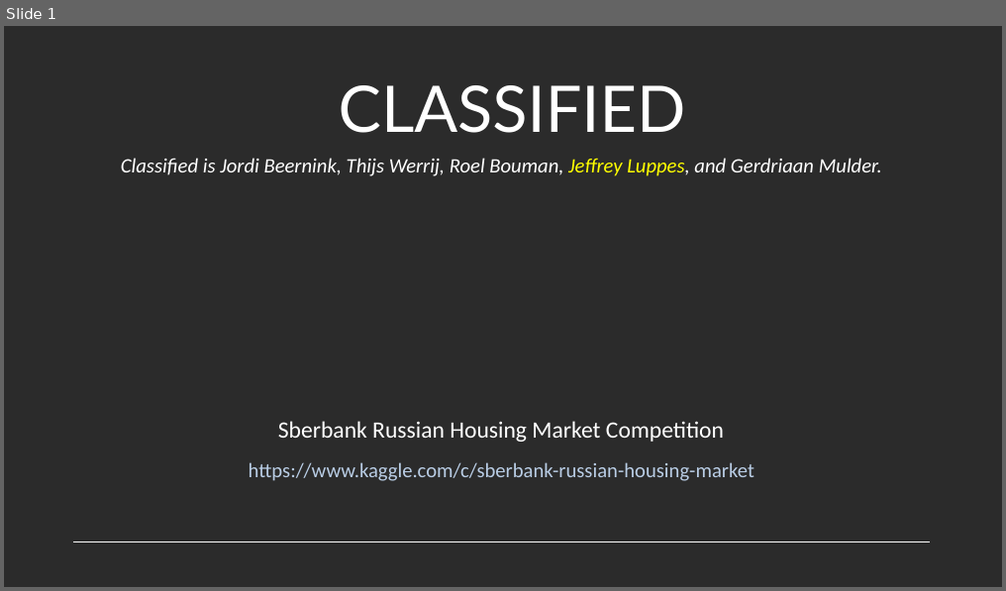
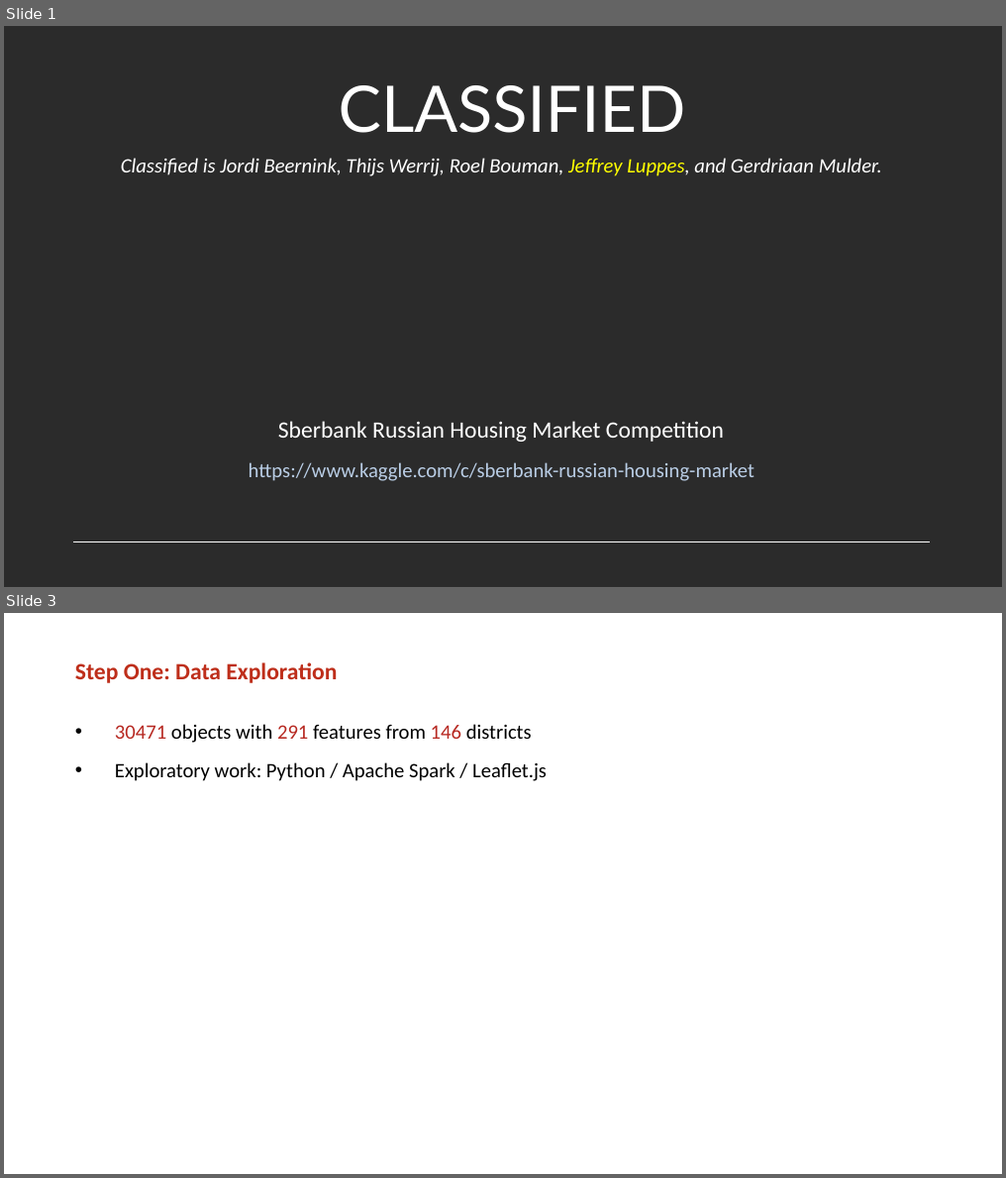
Before and after one commit to mrngm/Classified, a slide deck: Presentatie/Flashtalk 2 (Jeffrey).pptx. Shown one above the other, each under a label of ours: slide 1 before the commit, slides 1 and 3 after it; the slides between them are not shown. The pictures are 1006x591 and 1006x1178 pixels, drawn with LibreOffice and Linux fonts; fonts in the diff are those of the drawing; background and template pictures are left out; a plain dark background stands for a picture behind light text. Boxes give left, top, right and bottom in pixels: in the first picture for what was removed or moved away, otherwise in the second. Text is boxed around its words. In the diff, an @@ line names an element or a change of style, - is before the commit and + after.

```diff
--- a/Presentatie/Flashtalk 2 (Jeffrey).pptx
+++ b/Presentatie/Flashtalk 2 (Jeffrey).pptx
@@ slide 3 added at bbox=[4, 613, 1002, 1174], background picture (left out) @@
@@ title added at bbox=[75, 663, 337, 683], 32 pt, text #BE2E1A, bold @@
+Step One: Data Exploration
@@ text added at bbox=[115, 724, 547, 781], 28 pt, text #000000 @@
+• 30471 objects with 291 features from 146 districts
+• Exploratory work: Python / Apache Spark / Leaflet.js
```
Also in this commit, not shown: 5 slides changed, 2 slides removed.
